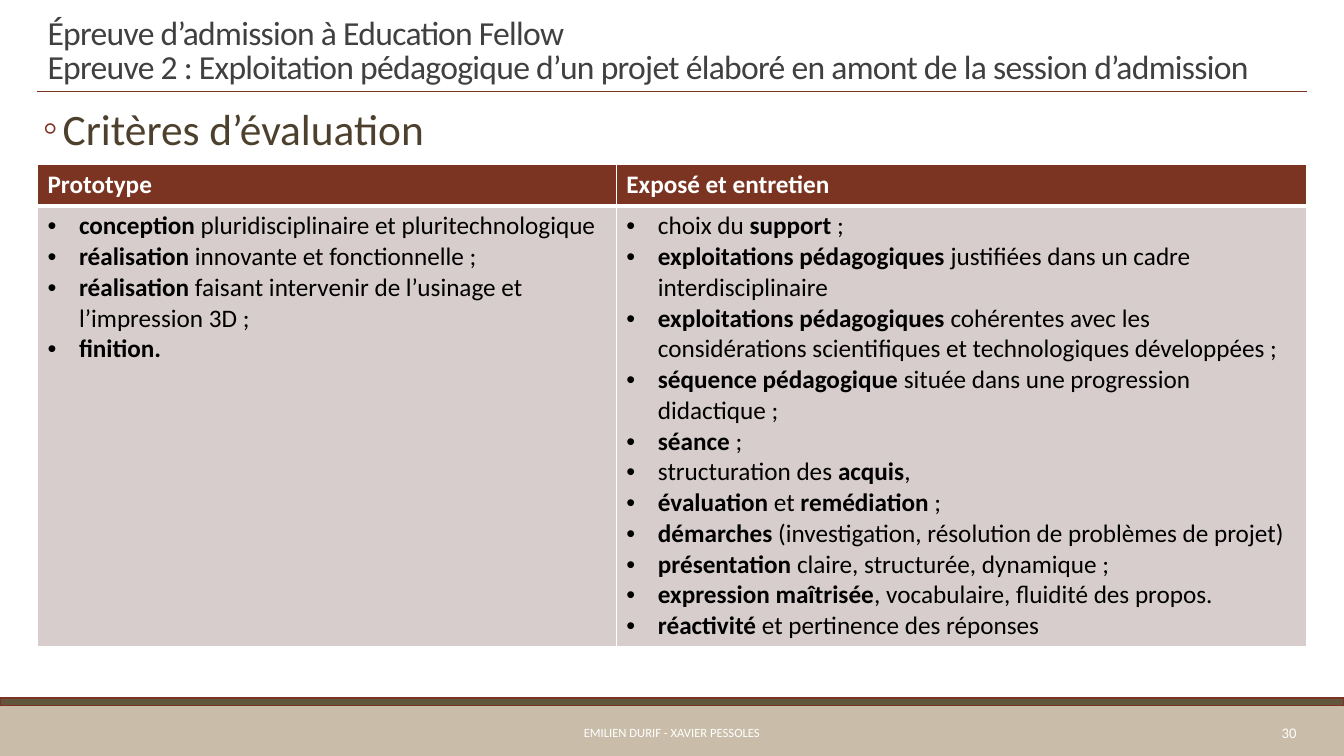
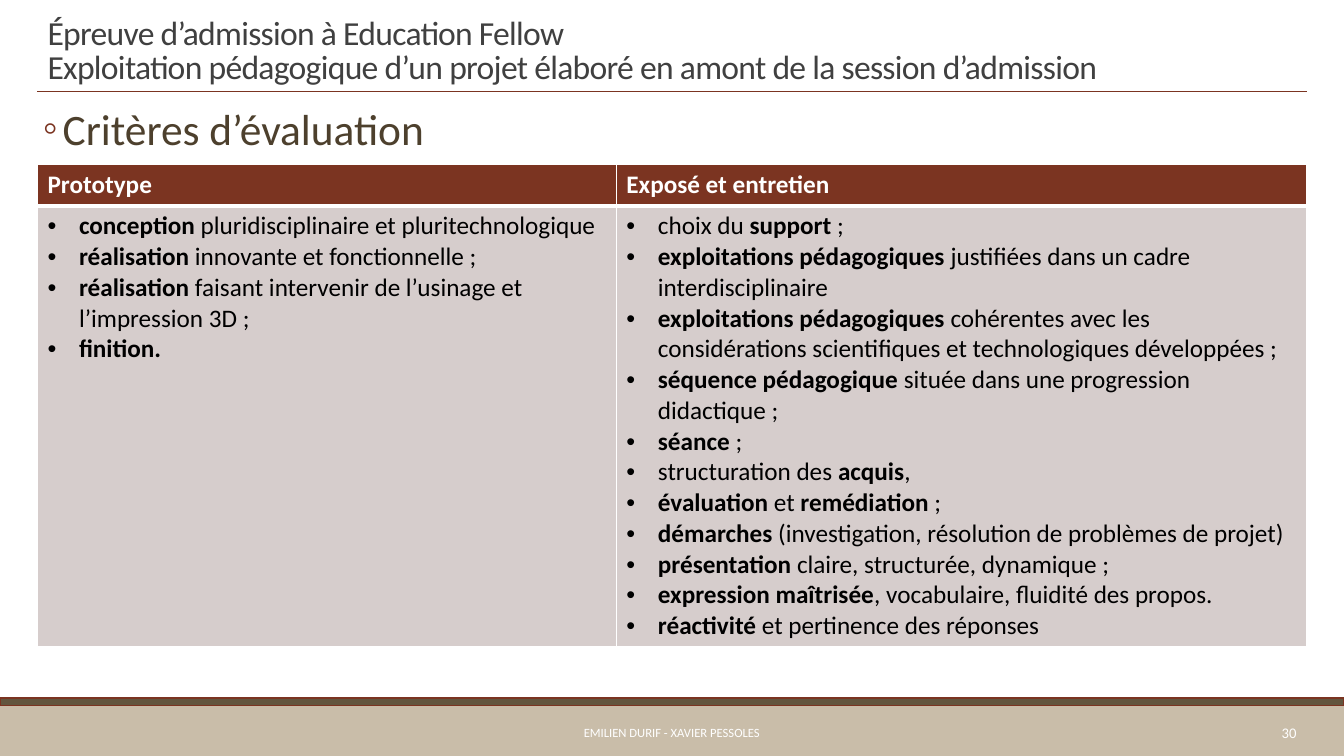
Before and after one commit to xpessoles/Preparation_Agregation, a slide deck: slide 30 of Cours/01_PresentationEpreuves.pptx. Drawn at 1344x756 pixels with LibreOffice and Linux fonts; fonts in the diff are those of the drawing. Boxes give left, top, right and bottom in pixels: in the first picture for what was removed or moved away, otherwise in the second. Text is boxed around its words. In the diff, an @@ line names an element or a change of style, - is before the commit and + after.

```diff
--- a/Cours/01_PresentationEpreuves.pptx
+++ b/Cours/01_PresentationEpreuves.pptx
@@ title at (48, 17, 1097, 85): text changed @@
-Épreuve d’admission à Education Fellow
-Epreuve 2 : Exploitation pédagogique d’un projet élaboré en amont de la session d’admission
+Épreuve d’admission à Education Fellow
+Exploitation pédagogique d’un projet élaboré en amont de la session d’admission
```
Also in this commit, not shown: 3 other slides changed.
